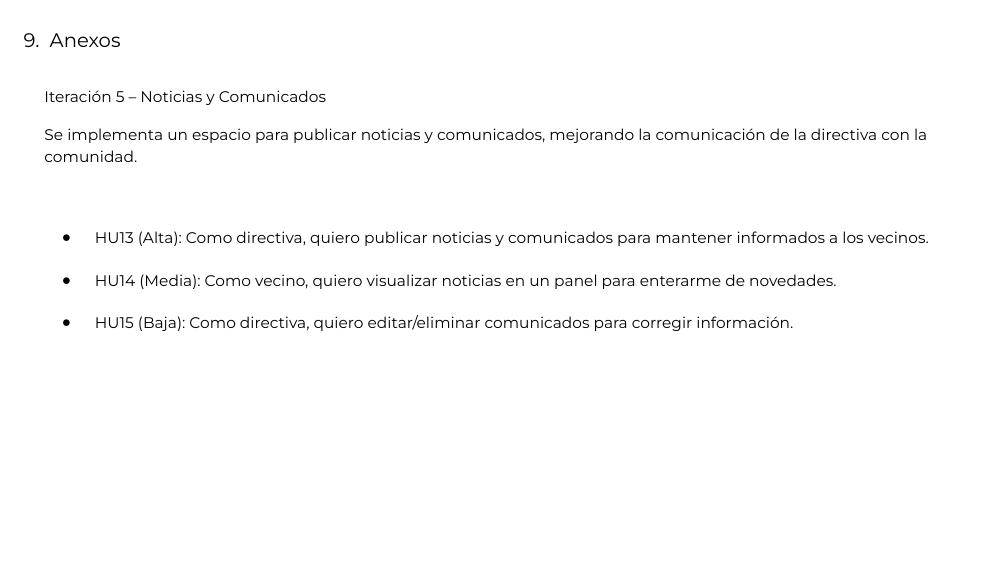
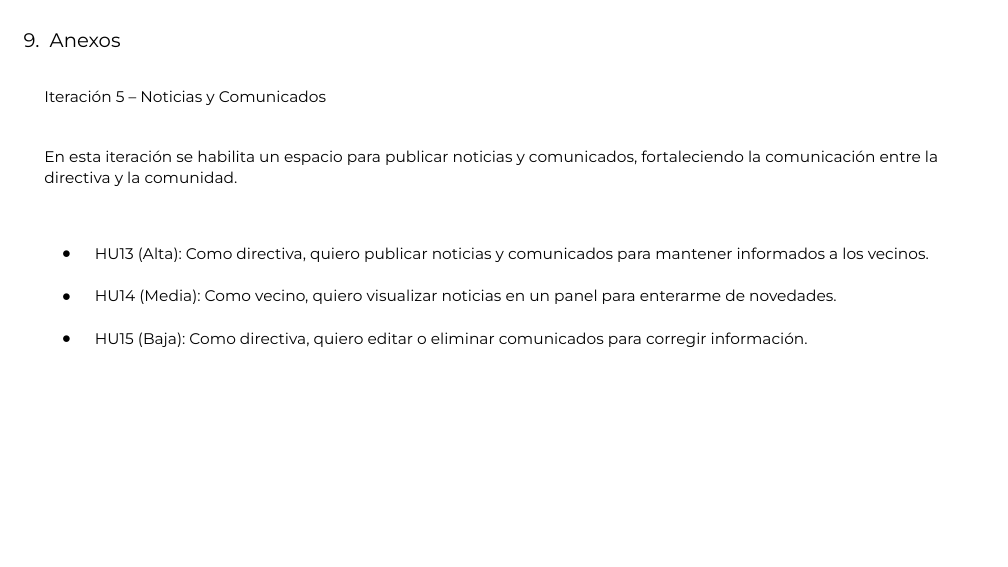
Before and after one commit to mauriciopinavalenzuela/CAPSTONE, a slide deck: slide 16 of DOCUMENTOS FASE1/evidencias grupales/Presentación_Proyecto.pptx. Drawn at 1008x567 pixels with LibreOffice and Linux fonts; fonts in the diff are those of the drawing. Boxes give left, top, right and bottom in pixels: in the first picture for what was removed or moved away, otherwise in the second. Text is boxed around its words. In the diff, an @@ line names an element or a change of style, - is before the commit and + after.

```diff
--- a/DOCUMENTOS FASE1/evidencias grupales/Presentación_Proyecto.pptx
+++ b/DOCUMENTOS FASE1/evidencias grupales/Presentación_Proyecto.pptx
@@ text at [44, 90, 929, 262]: less space between paragraphs @@
@@ text at [44, 150, 938, 186]: text changed @@
-Se implementa un espacio para publicar noticias y comunicados, mejorando la comunicación de la directiva con la comunidad.
+En esta iteración se habilita un espacio para publicar noticias y comunicados, fortaleciendo la comunicación entre la directiva y la comunidad.
@@ text at [95, 332, 808, 347]: text changed @@
-● HU15 (Baja): Como directiva, quiero editar/eliminar comunicados para corregir información.
+● HU15 (Baja): Como directiva, quiero editar o eliminar comunicados para corregir información.
```
Also in this commit, not shown: 11 other slides changed, 3 other files.
